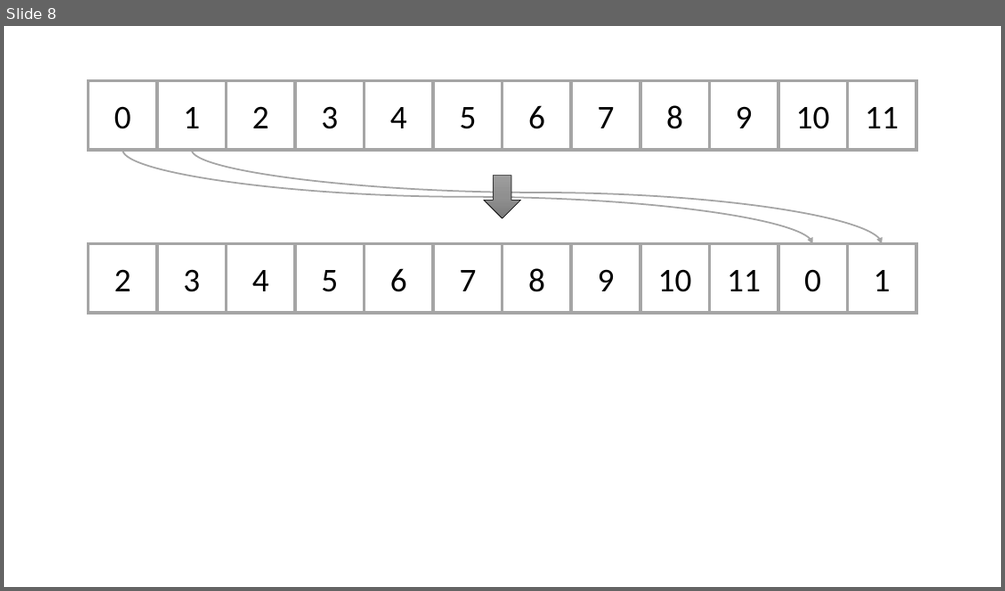
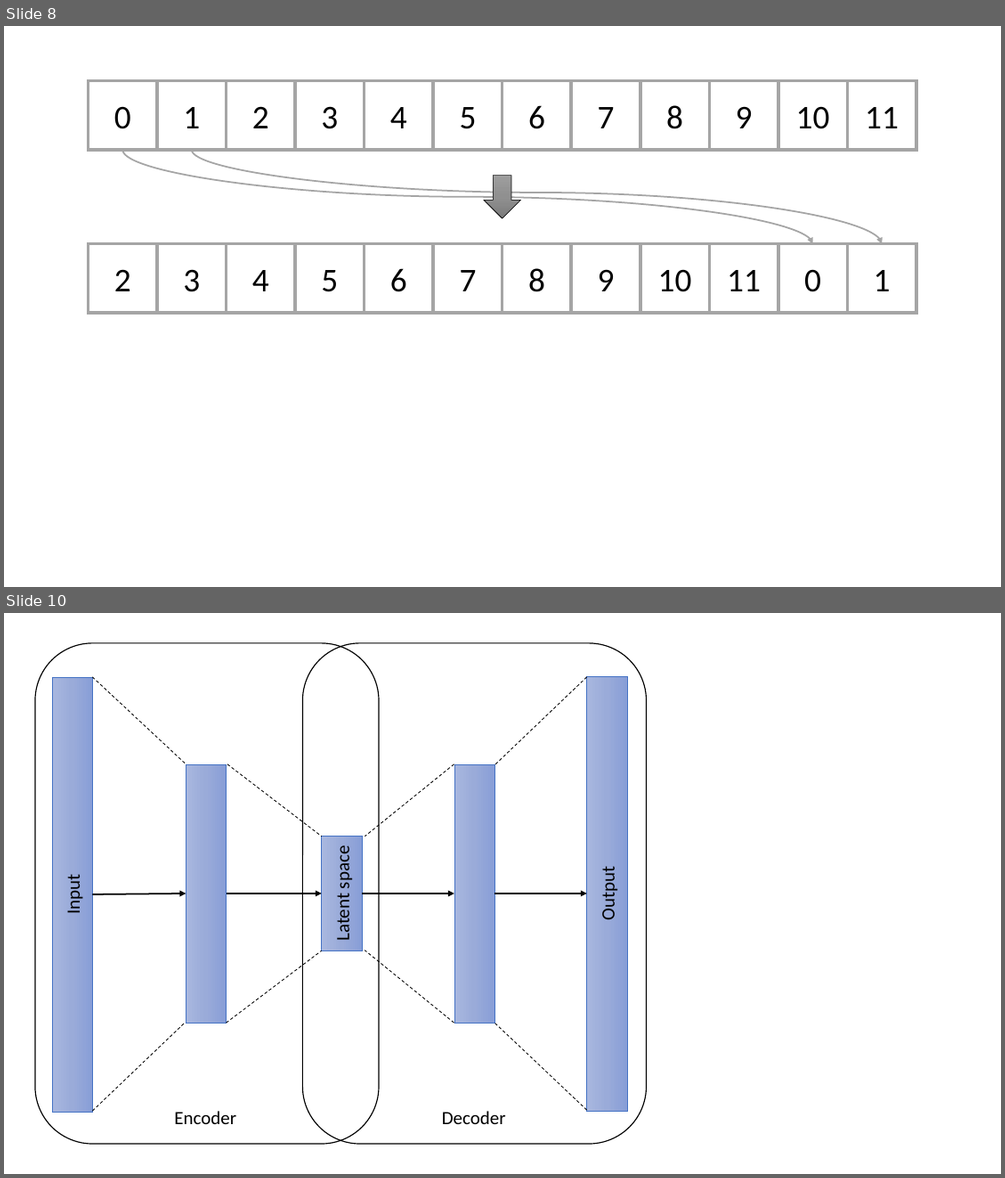
Before and after one commit to ValentinVignal/Dissertation-Report, a slide deck: images.pptx. Shown one above the other, each under a label of ours: slide 8 before the commit, slides 8 and 10 after it; the slides between them are not shown. The pictures are 1005x591 and 1005x1178 pixels, drawn with LibreOffice and Linux fonts; fonts in the diff are those of the drawing. Boxes give left, top, right and bottom in pixels: in the first picture for what was removed or moved away, otherwise in the second. Text is boxed around its words. In the diff, an @@ line names an element or a change of style, - is before the commit and + after.

```diff
--- a/images.pptx
+++ b/images.pptx
@@ slide 10 added at (x1=4, y1=613, x2=1001, y2=1174), background #FFFFFF @@
@@ rounded rectangle added at (x1=35, y1=643, x2=380, y2=1143), outline #000000 1 pt @@
@@ rounded rectangle added at (x1=302, y1=643, x2=647, y2=1143), outline #000000 1 pt @@
@@ rectangle added at (x1=52, y1=677, x2=93, y2=1111), fill gradient #A8B7DF to #9AABD9 to #889ED7, outline #4472C4 0.5 pt, 18 pt, text #000000 @@
+Input
@@ line added from (92, 677) to (186, 764), #000000 0.75 pt dashed @@
@@ line added from (587, 677) to (495, 764), #000000 0.75 pt dashed @@
@@ rectangle added at (x1=587, y1=676, x2=627, y2=1111), fill gradient #A8B7DF to #9AABD9 to #889ED7, outline #4472C4 0.5 pt, 18 pt, text #000000 @@
+Output
@@ rectangle added at (x1=186, y1=764, x2=226, y2=1022), fill gradient #A8B7DF to #9AABD9 to #889ED7, outline #4472C4 0.5 pt @@
@@ line added from (227, 764) to (322, 835), #000000 0.75 pt dashed @@
@@ line added from (454, 764) to (365, 835), #000000 0.75 pt dashed @@
@@ rectangle added at (x1=454, y1=764, x2=494, y2=1022), fill gradient #A8B7DF to #9AABD9 to #889ED7, outline #4472C4 0.5 pt @@
@@ rectangle added at (x1=322, y1=836, x2=362, y2=950), fill gradient #A8B7DF to #9AABD9 to #889ED7, outline #4472C4 0.5 pt, 18 pt, text #000000 @@
+Latent space
@@ arrow added from (92, 894) to (186, 893), #000000 1.5 pt @@
@@ arrow added from (226, 893) to (322, 893), #000000 1.5 pt @@
@@ arrow added from (362, 893) to (454, 893), #000000 1.5 pt @@
@@ arrow added from (494, 893) to (587, 893), #000000 1.5 pt @@
@@ line added from (226, 1022) to (322, 951), #000000 0.75 pt dashed @@
@@ line added from (454, 1022) to (364, 950), #000000 0.75 pt dashed @@
@@ line added from (92, 1111) to (185, 1022), #000000 0.75 pt dashed @@
@@ line added from (587, 1110) to (494, 1022), #000000 0.75 pt dashed @@
@@ text added at (x1=174, y1=1111, x2=236, y2=1124), 18 pt, text #000000 @@
+Encoder
@@ text added at (x1=442, y1=1111, x2=506, y2=1124), 18 pt, text #000000 @@
+Decoder
```
Also in this commit, not shown: 1 other slide added, 13 other files.
